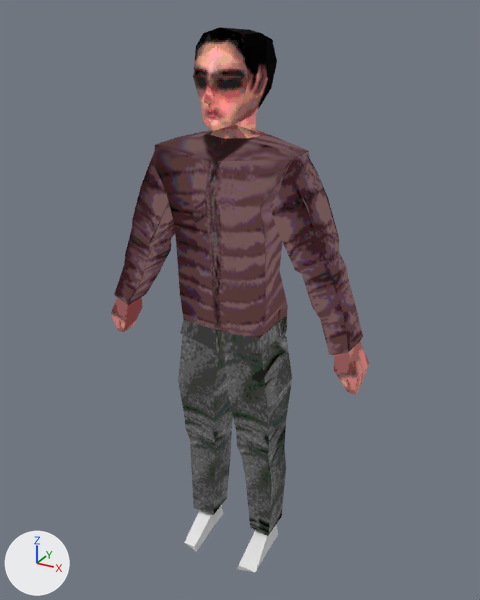
Before and after pictures for a commit that changed the glTF model meshes/entities/player_models/male_01_model/male_player_model_01.glb.
Rendered twice from a 50 mm lens placed at (1.059, -1.885, 2.025), pointed at (0.01, 0.022, 1.071). Every picture has the same lights, and +X, +Y and +Z are marked at lower left. Vertices at the same position are counted once.
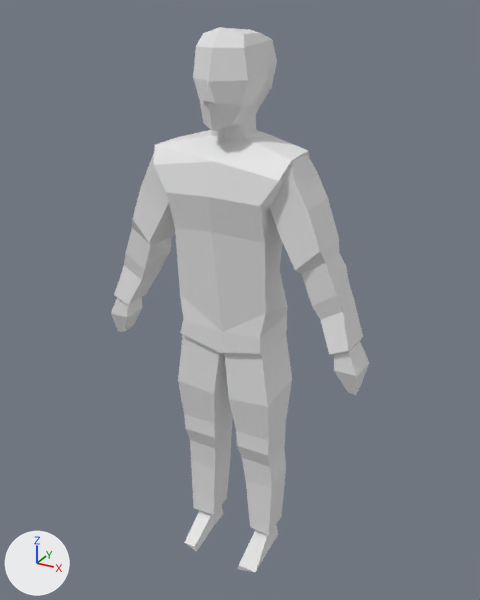
Where the change shows, as pixel boxes (x1, y1, x2, y2) in the pictures (480 x 600 px):
'Cube', recoloured, surface changed: (111, 27, 369, 539) in both
part 1 of me_cube_002, recoloured: (111, 27, 369, 395) in both
part 2 of me_cube_002, recoloured: (114, 130, 363, 355) in both
part 3 of me_cube_002, recoloured: (220, 332, 260, 354) in both
part 4 of me_cube_002, surface changed: (178, 315, 292, 572) in both

The change, as a list of edits to the scene's bpy script:
```text
Change me_cube_002:
    where me_cube_002.from_pydata(...)  # 260 vertices, 498 faces; spans x -0.5..0.5, y 0.82..1.13, z 0.0..1.97
    used by ob_cube; location = (0.0, -1.0, -0.002)
    remove me_cube_002.materials.append(mat_feet_boots)  # white #e7e7e7
    me_cube_002 part 1: all 136 faces that had it switch from mat_male_player_model_01 to no material
    me_cube_002 part 2: all 210 faces that had it switch from mat_top_puffer to no material
    me_cube_002 part 3: all 120 faces that had it switch from mat_bottom_jeans to no material
    me_cube_002 part 4: texture (UV) coordinates of 146 of 498 faces, centred in x -0.18..0.19, y 0.85..1.1, z 0.01..1.0, changed; they spanned u 0.02..0.81, v 0.09..0.94 and now span u 0.0..1.0, v 0.0..0.83
```
